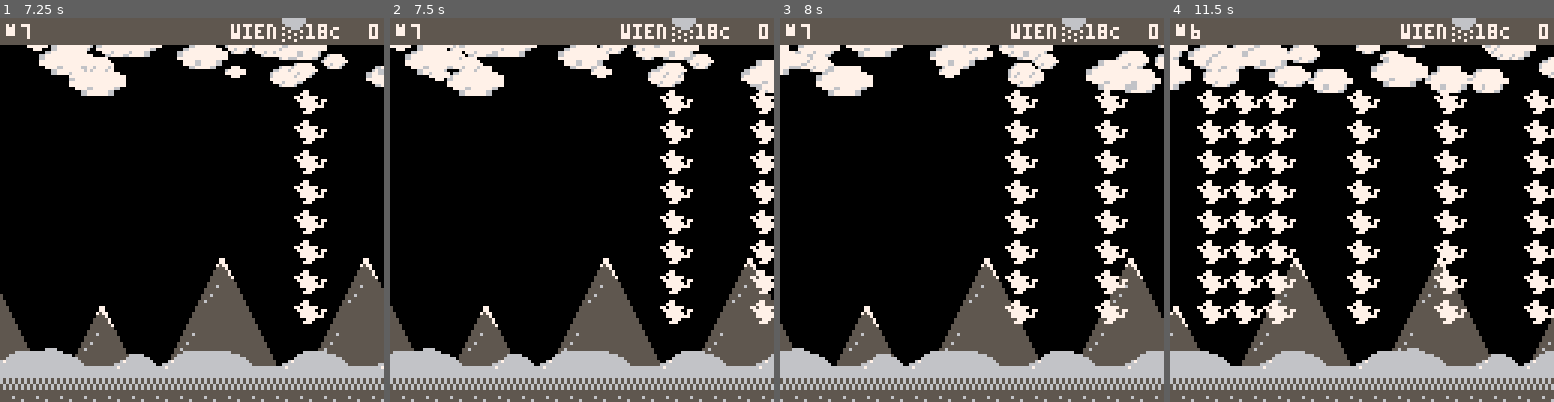
Above: before the commit, frames 1-4 (left to right).
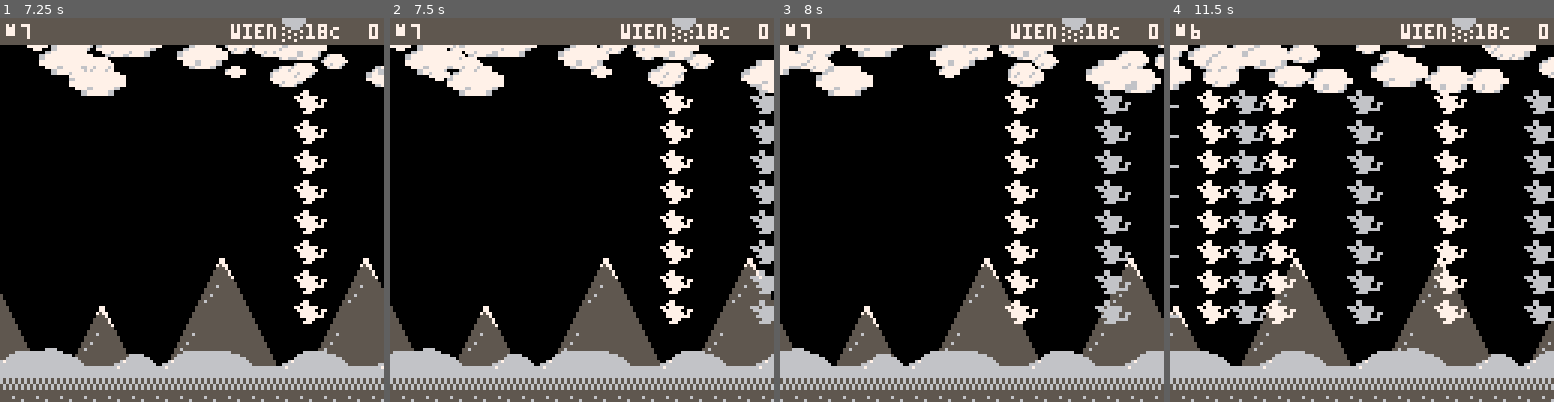
Above: after the commit, the same moments.

Repository: zothynine/picoheads
Game: PICO-8 cartridge catfight_prank.p8
The game is run twice, just before and just after one commit, with the same random seed, the same clock (stepped at 60 frames per second) and the same inputs.
Inputs:
- Up to frame 1 (7.25 s): tap X (X key) at 0.33, 1.07, 1.85, 2.97, 4.08, 5.2, 6.32 s; tap O (Z key) at 0.7, 1.7, 2.1, 2.5, 2.9, 3.3, 3.7, 4.1, 4.5, 4.9, 5.3, 5.7, 6.1, 6.5, 6.9 s; hold Right 1.6-2.1 s; hold Up 2.15-2.42 s; hold Right 2.47-3.03 s; hold Left 3.08-3.58 s; hold Down 3.63-3.97 s; hold Right 4.02-4.68 s; hold Up 4.73-5.03 s; hold Left 5.08-5.68 s; hold Down 5.73-6.03 s; hold Right 6.08-6.58 s; hold Right 6.63-7.13 s; hold Up from 7.18 s (still down)
- Up to frame 2 (7.5 s): tap O (Z key) at 7.3 s; tap X (X key) at 7.43 s; release Up at 7.45 s
- Up to frame 3 (8 s): hold Right from 7.5 s (still down); tap O (Z key) at 7.7 s
- Up to frame 4 (11.5 s): release Right at 8.07 s; tap O (Z key) every 0.4 s from 8.1 to 11.3 s; hold Left 8.12-8.62 s; tap X (X key) at 8.55, 9.67, 10.78 s; hold Down 8.67-9 s; hold Right 9.05-9.72 s; hold Up 9.77-10.07 s; hold Left 10.12-10.72 s; hold Down 10.77-11.07 s; hold Right from 11.12 s (still down)

Frame 1 is identical in both runs. In frame 2, 1.9% of the frame differs, in the area x 93-100%, y 18-80%; in frame 3, 2.6%; in frame 4, 7.7%, in the area x 0-100%, y 18-80%.

Commit message:
Ratten in hellgrau

Diff:
--- a/catfight_prank.p8
+++ b/catfight_prank.p8
@@ -111,7 +111,7 @@
         stop=10},
       {tim="0:4:0",
         swarm=swarms.stack,
-        e_type=enemy_types.mouse,
+        e_type=enemy_types.rat,
         path="linear",
         x=127,
         y=24,
@@ -133,7 +133,7 @@
         stop=32},
       {tim="0:6:0",
         swarm=swarms.stack,
-        e_type=enemy_types.mouse,
+        e_type=enemy_types.rat,
         path="linear",
         x=127,
         y=24,
@@ -155,7 +155,7 @@
         stop=54},
       {tim="0:8:0",
         swarm=swarms.stack,
-        e_type=enemy_types.mouse,
+        e_type=enemy_types.rat,
         path="linear",
         x=127,
         y=24,
@@ -177,7 +177,7 @@
         stop=76},
       {tim="0:10:0",
         swarm=swarms.stack,
-        e_type=enemy_types.mouse,
+        e_type=enemy_types.rat,
         path="linear",
         x=127,
         y=24,
@@ -199,7 +199,7 @@
         stop=98},
       {tim="0:12:0",
         swarm=swarms.stack,
-        e_type=enemy_types.mouse,
+        e_type=enemy_types.rat,
         path="linear",
         x=127,
         y=24,
@@ -1320,14 +1320,14 @@
   end
 end
 __gfx__
-00000000000007070000000000000055000066000077005000500050000000000005500000000000770000000000777000000000000000000000000000000000
-00000000770007770000000000000555500666600777700505550500000500000005500000000007770000000000777000000000000000000000000000000000
-00700700777777770000000000005555556666667777770055555000000500005550555550000770777770000007777700000000000000000000000000000000
-00077000777777770000000000005555556666667777770555555500005550000555555550000077777700777000777000000000000000000000000000000000
-00077000077777700000000000000555500666600777705555555550055555000005555500555007777770700000777000000000000000000000000000000000
-00700700070000700000000000000055000066000077000555555500055555000055555500500007777777700007777700000000000000000000000000000000
-00000000700007000000000000000000000000000000000055555000555555500000555555500000077700000077777770000000000000000000000000000000
-00000000000000000000000000000000000000000000000505550500555555500005555000000000777000000077777770000000000000000000000000000000
+00000000000007070000000000000055000066000077005000500050000000000006600000000000770000000000777000000000000000000000000000000000
+00000000770007770000000000000555500666600777700505550500000500000006600000000007770000000000777000000000000000000000000000000000
+00700700777777770000000000005555556666667777770055555000000500006660666660000770777770000007777700000000000000000000000000000000
+00077000777777770000000000005555556666667777770555555500005550000666666660000077777700777000777000000000000000000000000000000000
+00077000077777700000000000000555500666600777705555555550055555000006666600666007777770700000777000000000000000000000000000000000
+00700700070000700000000000000055000066000077000555555500055555000066666600600007777777700007777700000000000000000000000000000000
+00000000700007000000000000000000000000000000000055555000555555500000666666600000077700000077777770000000000000000000000000000000
+00000000000000000000000000000000000000000000000505550500555555500006666000000000777000000077777770000000000000000000000000000000
 00677770000000006666666600000000000000000000005000500050000000000000000000000000000000000777777777000000000000000000000000000000
 06777777000000006666666600000000000000000000000000000000000000000000000000000000000000000777777777000000000000000000000000000000
 67777777700000000666666000000000000000000000000000000000000000000000000000000000000000000000000000000000000000000000000000000000
